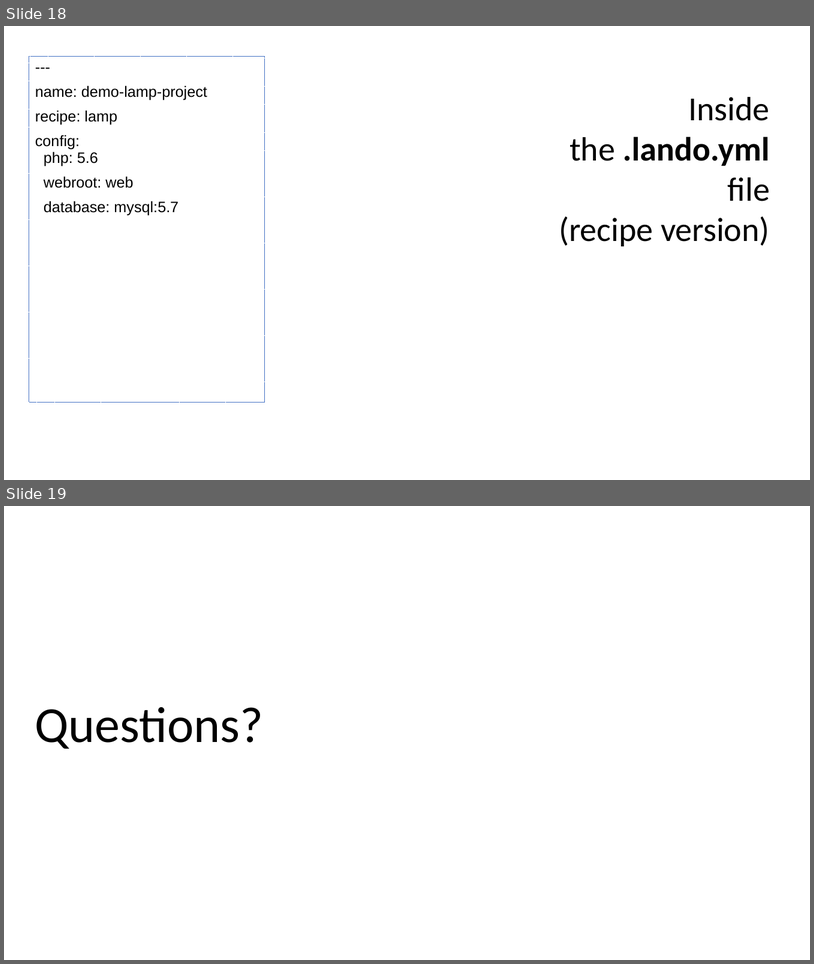
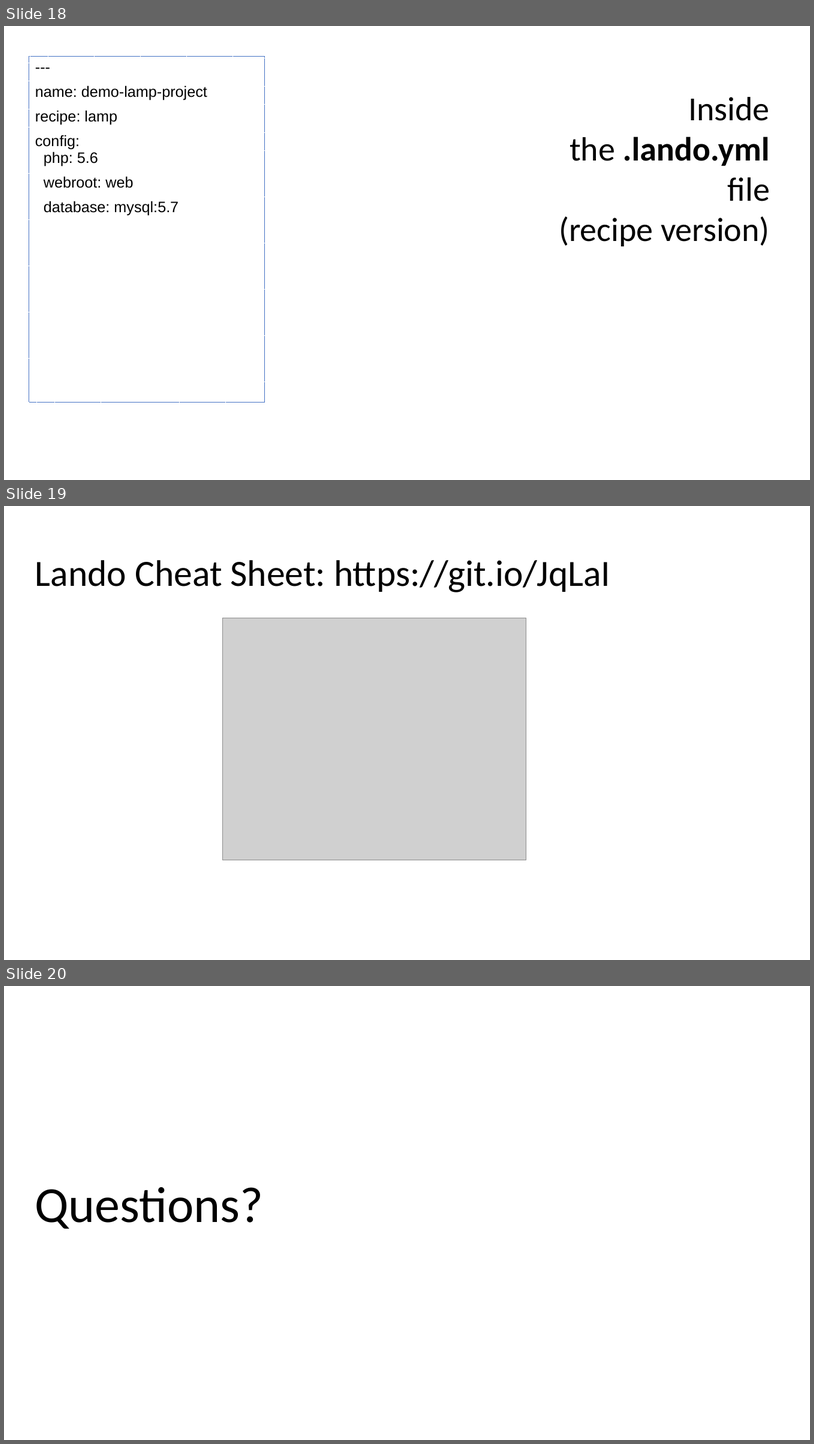
Before and after one commit to hardyoyo/code4lib2021-workshop, a slide deck: LearningAsWeGo-DecomposingDevEnvironmentsWithLando.pptx. Shown one above the other, each under a label of ours: slides 18 and 19 before the commit, slides 18, 19 and 20 after it. The pictures are 814x964 and 814x1444 pixels, drawn with LibreOffice and Linux fonts; fonts in the diff are those of the drawing; grey boxes stand for pictures; background and template pictures are left out. Boxes give left, top, right and bottom in pixels: in the first picture for what was removed or moved away, otherwise in the second. Text is boxed around its words. In the diff, an @@ line names an element or a change of style, - is before the commit and + after.

```diff
--- a/LearningAsWeGo-DecomposingDevEnvironmentsWithLando.pptx
+++ b/LearningAsWeGo-DecomposingDevEnvironmentsWithLando.pptx
@@ slide 19 added at <box>4,506,810,960</box>, background picture (left out) @@
@@ title added at <box>35,560,611,592</box>, 44 pt, text #000000 @@
+Lando Cheat Sheet: https://git.io/JqLaI
@@ picture added at <box>223,618,527,860</box> @@
@@ what was slide 19 is now slide 20 @@
```
Also in this commit, not shown: 2 slides changed.
